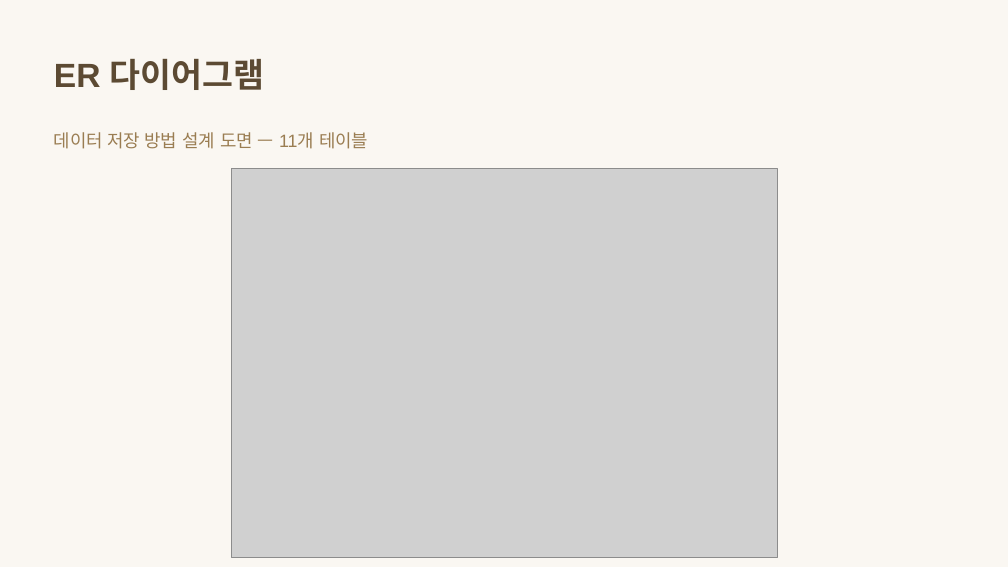
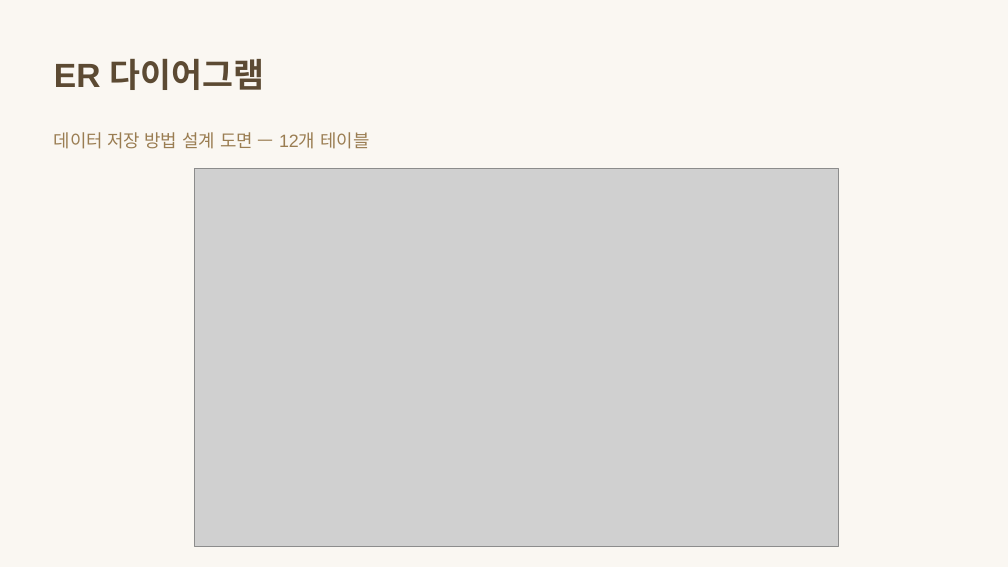
Before and after one commit to HaYul0611/varo-shopping-mall, a slide deck: slide 8 of tmp/프로젝트 제출양식/VARO_ShoppingMall.pptx. Drawn at 1008x567 pixels with LibreOffice and Linux fonts; fonts in the diff are those of the drawing; grey boxes stand for pictures. Boxes give left, top, right and bottom in pixels: in the first picture for what was removed or moved away, otherwise in the second. Text is boxed around its words. In the diff, an @@ line names an element or a change of style, - is before the commit and + after.

```diff
--- a/tmp/프로젝트 제출양식/VARO_ShoppingMall.pptx
+++ b/tmp/프로젝트 제출양식/VARO_ShoppingMall.pptx
@@ text at <box>54,132,369,149</box>: text changed @@
-데이터 저장 방법 설계 도면 — 11개 테이블
+데이터 저장 방법 설계 도면 — 12개 테이블
@@ picture: place and size @@
-picture at <box>231,168,777,557</box>
+picture at <box>195,168,838,546</box>
```
Also in this commit, not shown: 10 other slides changed, 32 other files.
